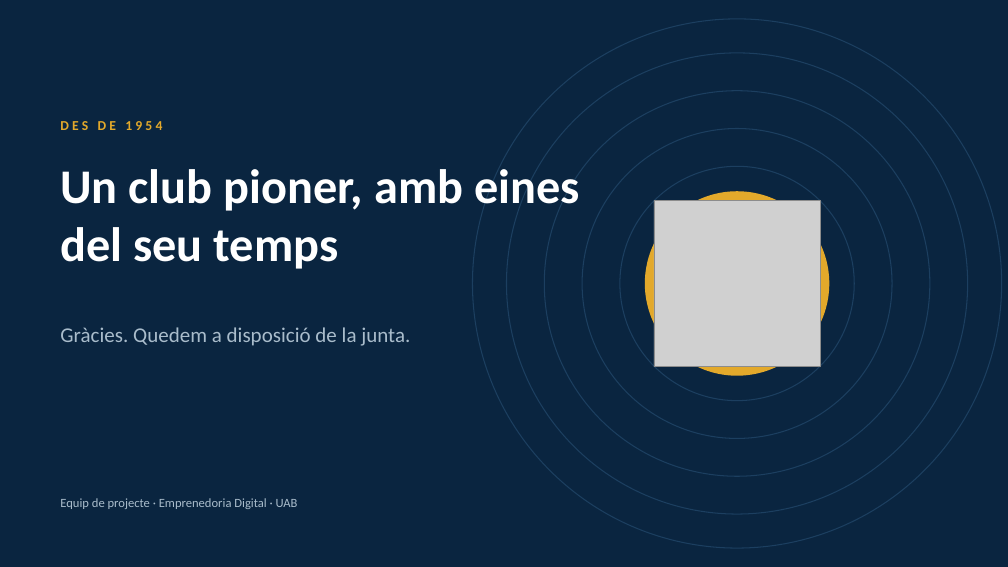
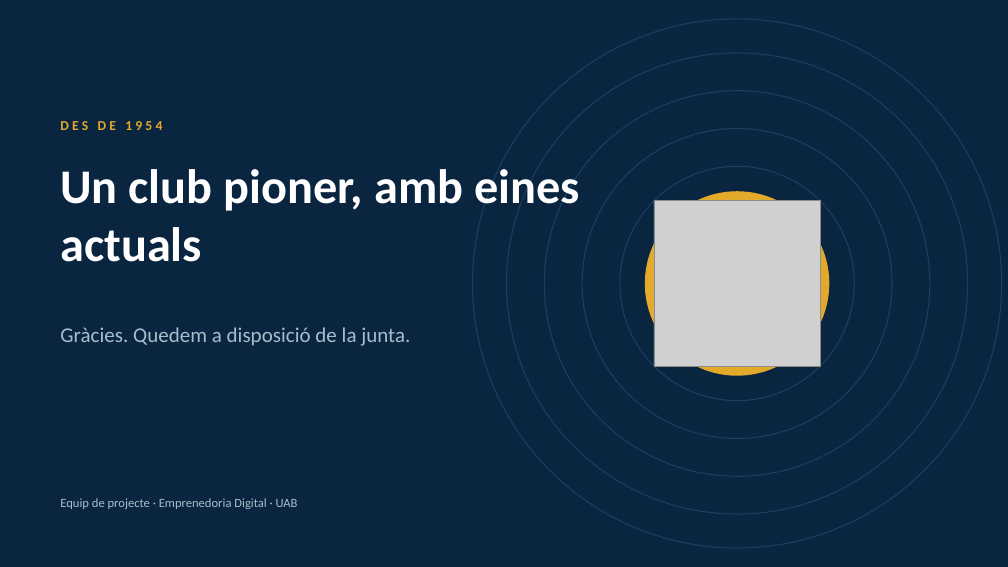
Before and after one commit to gerardtristan/Centre-de-Recuperacio-i-d-Investigacions-Submarines-App-Web, a slide deck: slide 27 of docs/entregues/Proposta-CRIS-plataforma.pptx (slide 28 before the commit). Drawn at 1008x567 pixels with LibreOffice and Linux fonts; fonts in the diff are those of the drawing; grey boxes stand for pictures. Boxes give left, top, right and bottom in pixels: in the first picture for what was removed or moved away, otherwise in the second. Text is boxed around its words. In the diff, an @@ line names an element or a change of style, - is before the commit and + after.

```diff
--- a/docs/entregues/Proposta-CRIS-plataforma.pptx
+++ b/docs/entregues/Proposta-CRIS-plataforma.pptx
@@ title at bbox=[60, 169, 580, 262]: text changed @@
-Un club pioner, amb eines del seu temps
+Un club pioner, amb eines actuals
```
Also in this commit, not shown: 6 other slides changed, 1 slide added, 2 slides removed, 1 other file.
